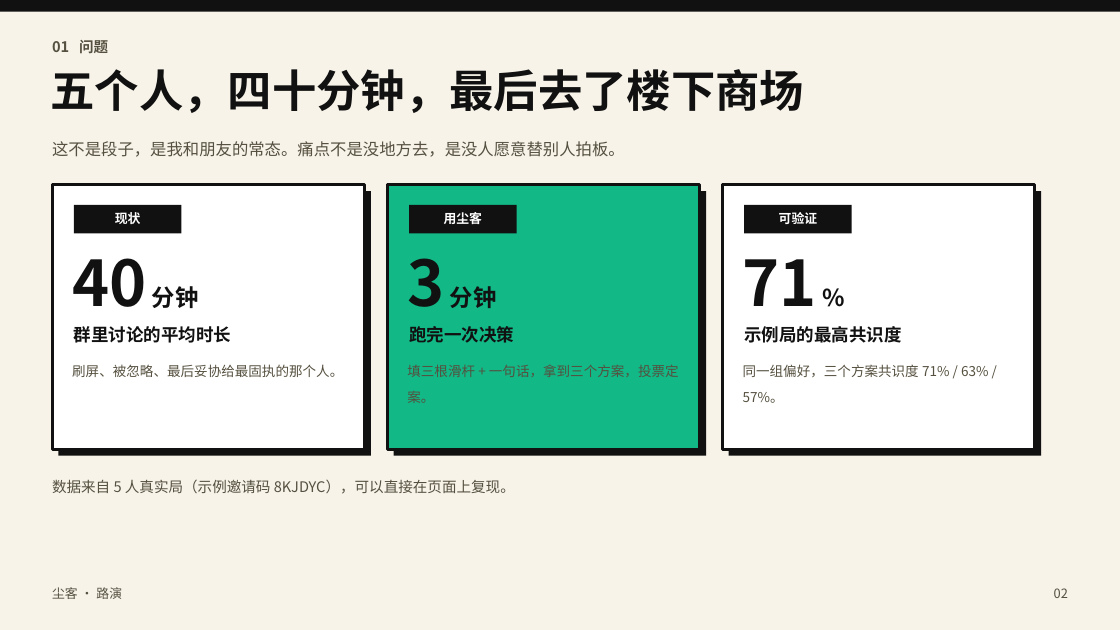
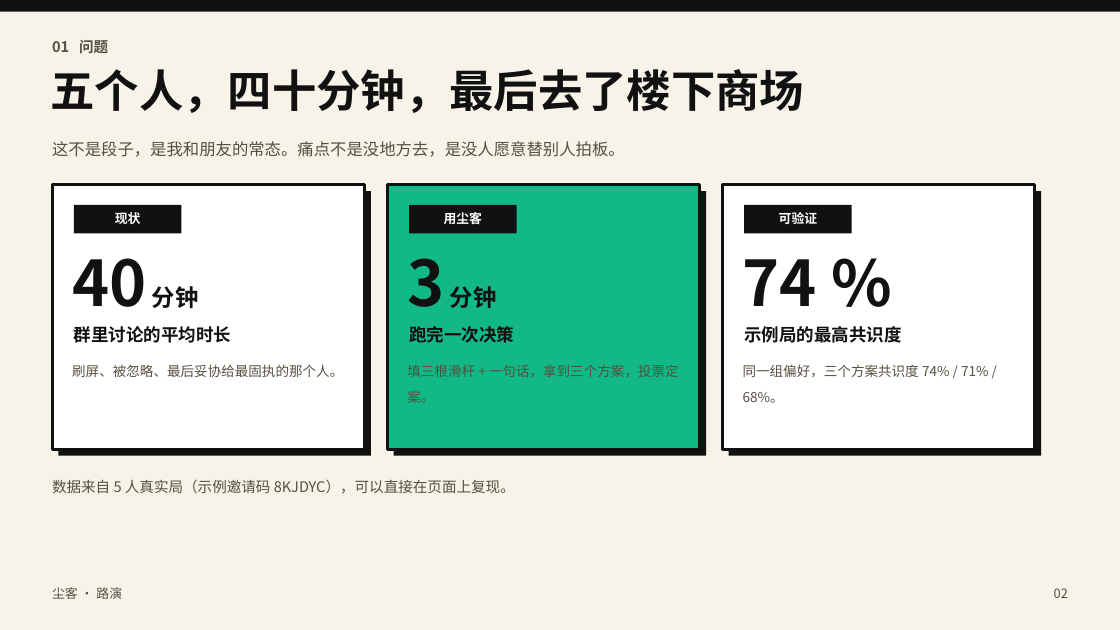
Before and after one commit to Chenk44/chenke, a slide deck: slide 2 of docs/尘客路演.pptx. Drawn at 1120x630 pixels with LibreOffice and Linux fonts; fonts in the diff are those of the drawing. Boxes give left, top, right and bottom in pixels: in the first picture for what was removed or moved away, otherwise in the second. Text is boxed around its words. In the diff, an @@ line names an element or a change of style, - is before the commit and + after.

```diff
--- a/docs/尘客路演.pptx
+++ b/docs/尘客路演.pptx
@@ text at (743, 259, 817, 306): text changed @@
-71 %
+74 %
@@ text at (743, 364, 988, 403): text changed @@
-同一组偏好，三个方案共识度 71% / 63% / 57%。
+同一组偏好，三个方案共识度 74% / 71% / 68%。
```
Also in this commit, not shown: 7 other slides changed, 1 other file.
